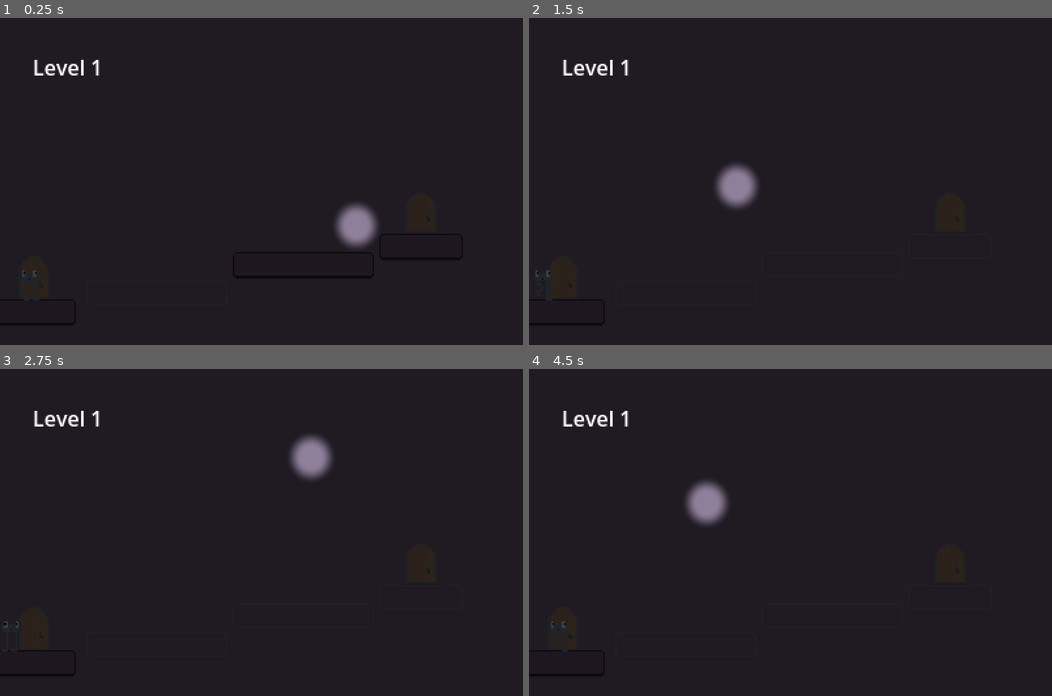
Above: before the commit, frames 1-4 (two rows, left to right).
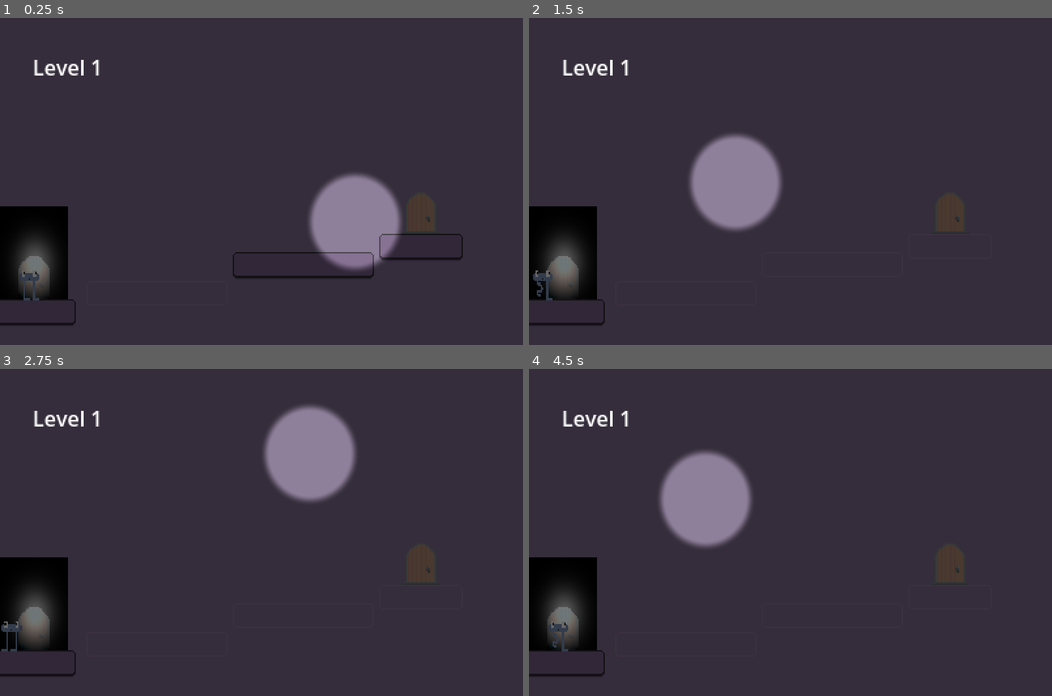
Above: after the commit, the same moments.

Repository: arrowira/dtj36
Game: Godot game, scene res://main.tscn
Same seed, same stepped clock (60 frames per second), same inputs: the game is played once before the commit and once after it.
Inputs (mouse positions are in pixels of both pictures, inside the frame that each line leads up to):
- Up to frame 1 (0.25 s): no input
- Up to frame 2 (1.5 s): move the mouse to (905, 165) at 0.52 s; hold Up (up) from 0.53 s (still down); tap A (lt) at 0.6 s; move the mouse to (685, 197) at 1.27 s; tap D (rt) at 1.35 s
- Up to frame 3 (2.75 s): move the mouse to (313, 460) at 2.02 s; release Up (up) at 2.03 s; tap A (lt) at 2.1 s
- Up to frame 4 (4.5 s): move the mouse to (764, 597) at 2.77 s; hold Up (up) 2.78-4.28 s; tap D (rt) at 2.85, 4.35 s; move the mouse to (947, 581) at 3.52 s; tap A (lt) at 3.6 s; move the mouse to (633, 483) at 4.27 s

The runs differ from the first frame. In frame 1, 7.6% of the frame differs, in the area x 0-83%, y 46-88%; in frame 2, 8.1%, in the area x 0-89%, y 34-88%; in frame 3, 8.1%; in frame 4, 8.1%.

Commit message:
shader cleanup. bigger spotlight

Diff:
--- a/dtj-36-proj/level-components/entrance.tscn
+++ b/dtj-36-proj/level-components/entrance.tscn
@@ -1,7 +1,8 @@
-[gd_scene load_steps=3 format=3 uid="uid://dh7ji8bs1kgpd"]
+[gd_scene load_steps=4 format=3 uid="uid://dh7ji8bs1kgpd"]
 
 [ext_resource type="Texture2D" uid="uid://bnosv2orj4ft8" path="res://level-components/door-1.png_720.png" id="1_oi137"]
-[ext_resource type="PackedScene" uid="uid://cxy4eho7vpplf" path="res://level-components/platformMed.tscn" id="2_1uir3"]
+[ext_resource type="PackedScene" path="res://level-components/platformMed.tscn" id="2_1uir3"]
+[ext_resource type="Texture2D" uid="uid://gihiv8o5eewd" path="res://level-components/door-1-light-add.png" id="2_qhcq2"]
 
 [node name="Entrance" type="Node2D"]
 position = Vector2(0, -1)
@@ -12,6 +13,11 @@
 scale = Vector2(0.3, 0.4)
 texture = ExtResource("1_oi137")
 
+[node name="Door1_light-add" type="Sprite2D" parent="."]
+position = Vector2(8, -123.999985)
+scale = Vector2(0.3, 0.4)
+texture = ExtResource("2_qhcq2")
+
 [node name="platform" parent="." instance=ExtResource("2_1uir3")]
 position = Vector2(-112, 20)
 scale = Vector2(1, 1)
--- a/dtj-36-proj/main.tscn
+++ b/dtj-36-proj/main.tscn
@@ -24,3 +24,4 @@
 [node name="spotLight" parent="." instance=ExtResource("2_0xm2m")]
 modulate = Color(1, 1, 1, 0.42745098)
 position = Vector2(585, 317)
+scale = Vector2(0.49, 0.49)
--- a/dtj-36-proj/spot_light2.gdshader
+++ b/dtj-36-proj/spot_light2.gdshader
@@ -6,13 +6,18 @@
 uniform sampler2D screen_texture : hint_screen_texture, repeat_disable, filter_nearest;
 
 void fragment() {
+	float darkScale = .5;
+	float lightDial = .5;
+	vec4 lightBoost = vec4(.2,.2,.2,.2);
+	float innerRad = .004;
+	float outerRad = .005;
+
 	vec4 prev = textureLod(screen_texture, SCREEN_UV, 0.0);
-	vec4 dark = prev *vec4(0.,0.,0.,.7);
-	vec4 light = prev*vec4(1.,1.,1.,.5)+vec4(.2,.2,.2,.2);
-	//dark = vec4(1,0,0,1);light=vec4(0,1,0,1);
+	vec4 dark = prev * vec4(0.,0.,0.,darkScale);
+	vec4 light = prev * vec4(1.,1.,1.,lightDial) + lightBoost;
 	float d = distance(UV, vec2(.50,.50));
-	float d2 = smoothstep(.005,.002,d);
-    COLOR = mix(dark,  light, d2);
+	float dCurved = smoothstep(outerRad, innerRad, d);
+    COLOR = mix(dark, light, dCurved);
 }
 
 //void light() {
Binary file added: dtj-36-proj/level-components/door-1-light-add.png
Not shown, added: dtj-36-proj/level-components/door-1-light-add.png.import
